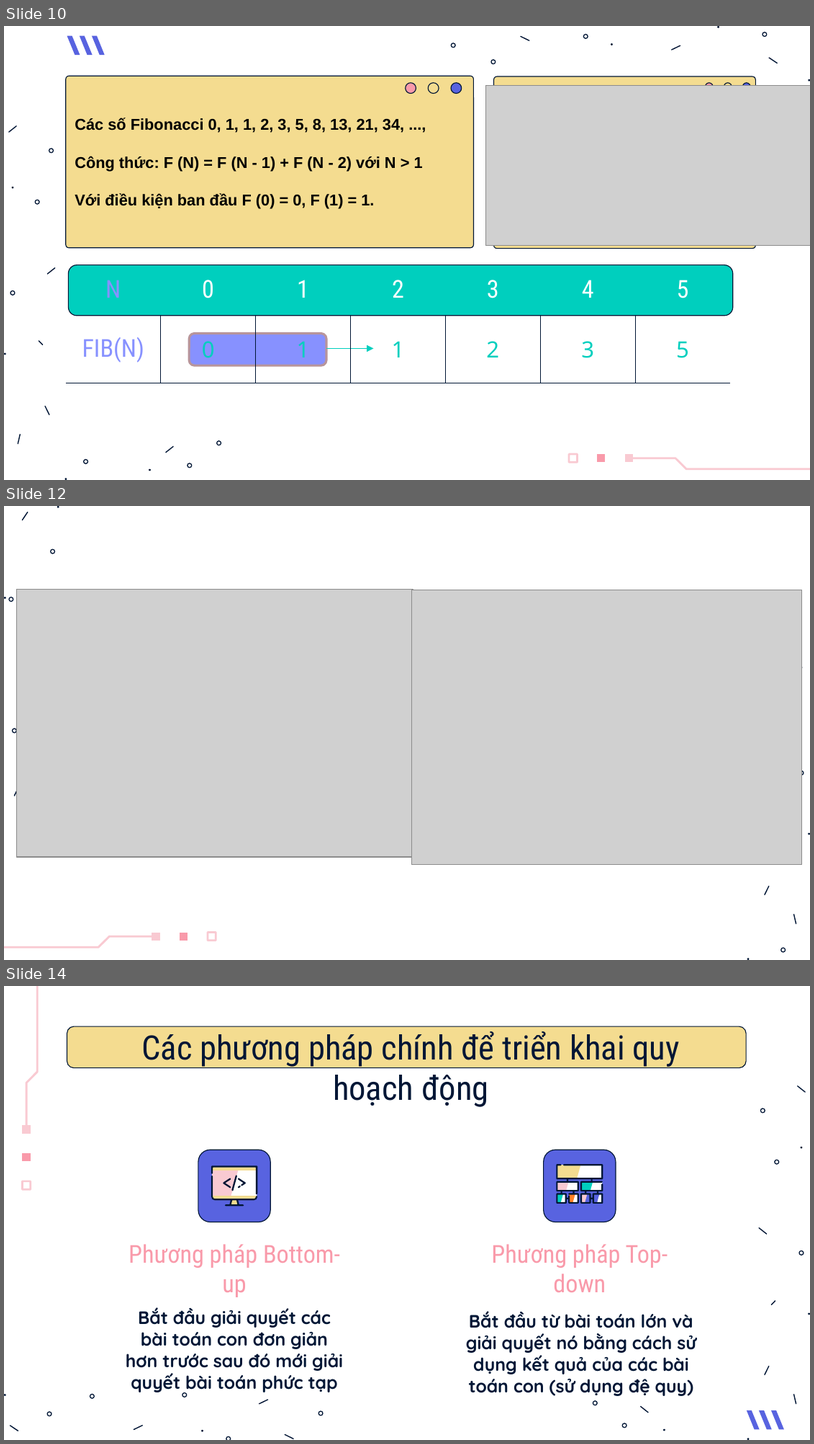
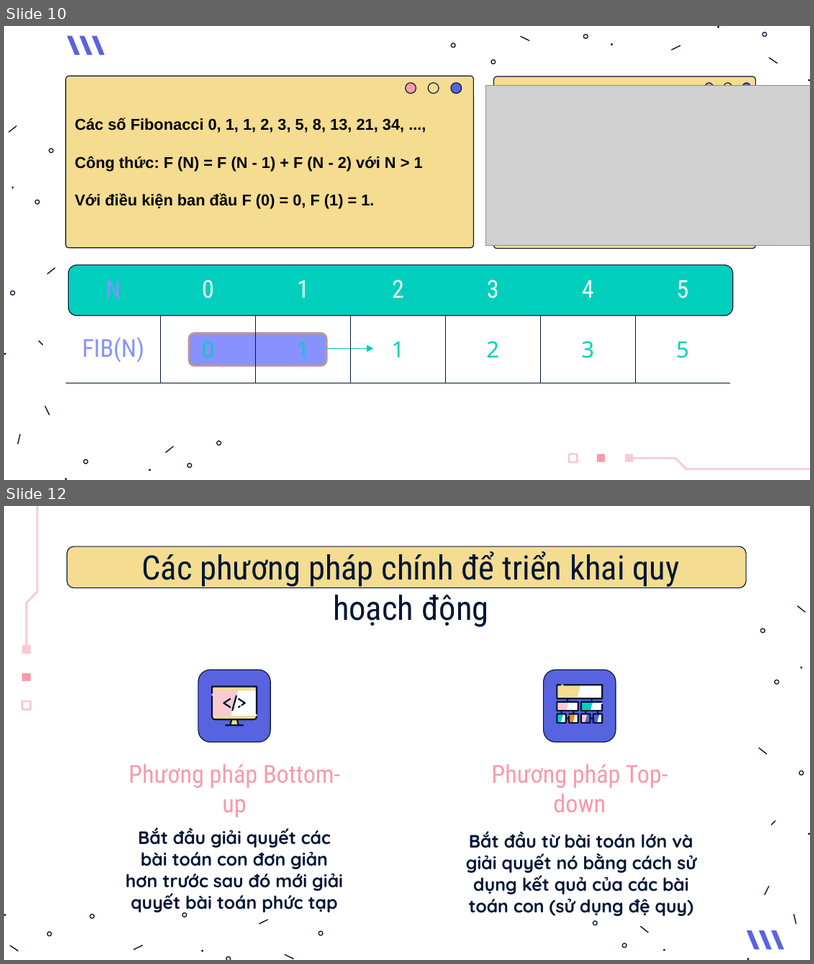
Before and after one commit to Tox1cCoder/CS112, a slide deck: Slide.pptx. Shown one above the other, each under a label of ours: slides 10, 12 and 14 before the commit, slides 10 and 12 after it; the slides between them are not shown. The pictures are 814x1444 and 814x964 pixels, drawn with LibreOffice and Linux fonts; fonts in the diff are those of the drawing; grey boxes stand for pictures. Boxes give left, top, right and bottom in pixels: in the first picture for what was removed or moved away, otherwise in the second. Text is boxed around its words. In the diff, an @@ line names an element or a change of style, - is before the commit and + after.

```diff
--- a/Slide.pptx
+++ b/Slide.pptx
@@ slide 12 removed at <box>4,506,810,960</box>, background #FFFFFF; not listed: 6 template elements that a slide beside it also shows @@
@@ picture removed at <box>17,589,414,857</box> @@
@@ picture removed at <box>412,590,802,864</box> @@
@@ group removed at <box>4,506,59,796</box>: 7 freeform shapes @@
@@ group removed at <box>4,931,217,948</box>: 4 freeform shapes @@
@@ freeform shape removed at <box>781,947,786,952</box> @@
@@ what was slide 14 is now slide 12 @@
```
Also in this commit, not shown: 12 slides changed, 1 other slide removed.
